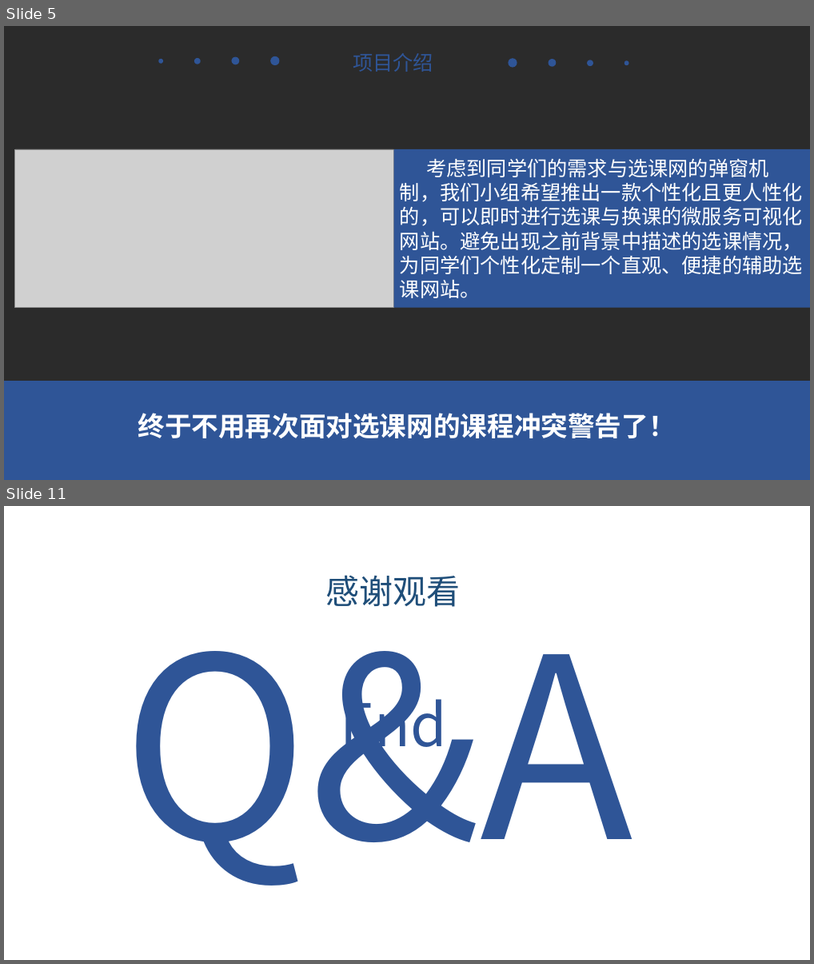
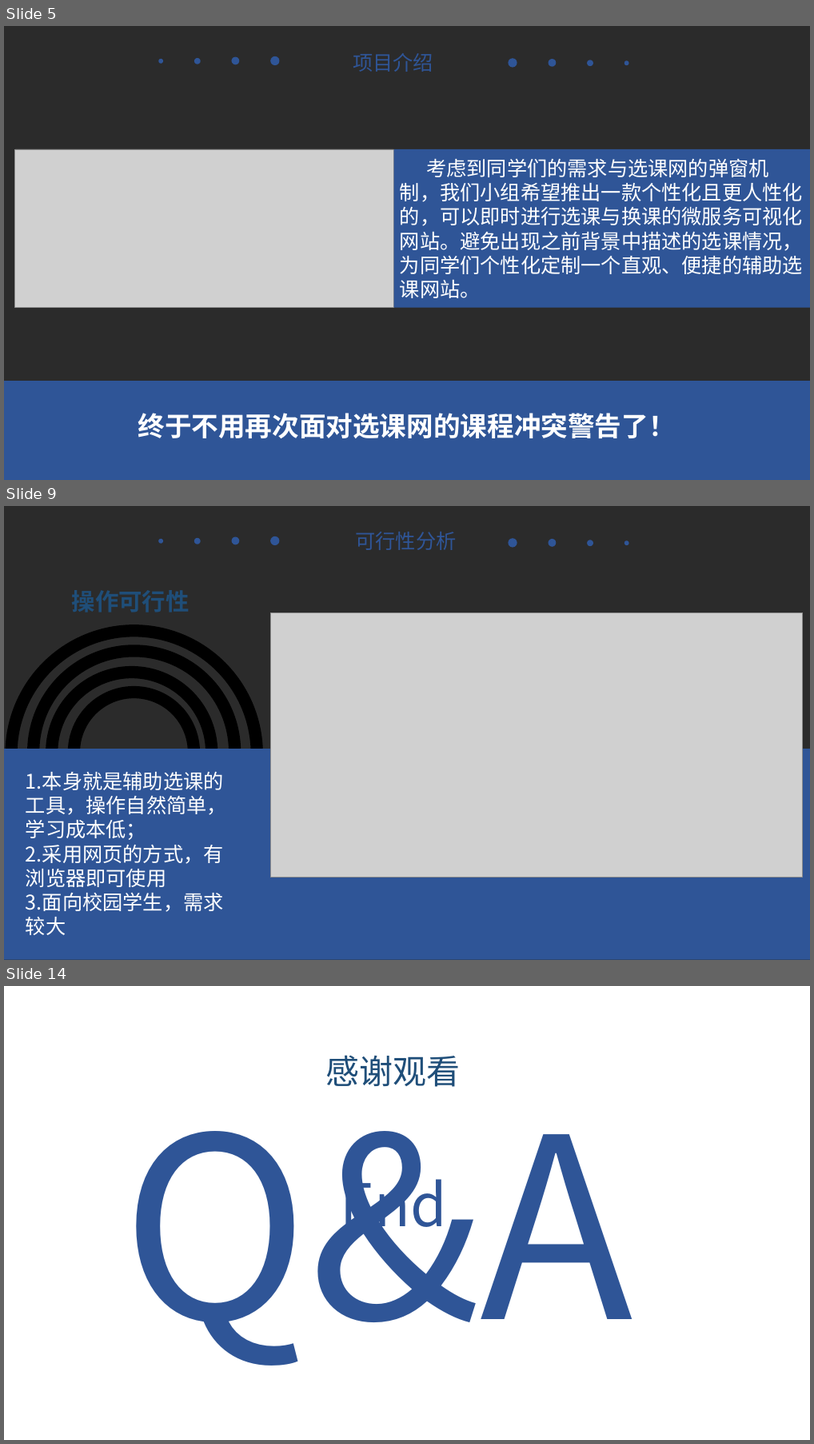
Before and after one commit to avgstuBoboge/SE2020-document, a slide deck: ppt/SE2020-G16-项目介绍.ppt. Shown one above the other, each under a label of ours: slides 5 and 11 before the commit, slides 5, 9 and 14 after it; the slides between them are not shown. The pictures are 814x964 and 814x1444 pixels, drawn with LibreOffice and Linux fonts; fonts in the diff are those of the drawing; grey boxes stand for pictures; background and template pictures are left out; a plain dark background stands for a picture behind light text. Boxes give left, top, right and bottom in pixels: in the first picture for what was removed or moved away, otherwise in the second. Text is boxed around its words. In the diff, an @@ line names an element or a change of style, - is before the commit and + after.

```diff
--- a/ppt/SE2020-G16-项目介绍.ppt
+++ b/ppt/SE2020-G16-项目介绍.ppt
@@ slide 9 added at <box>4,506,810,960</box>, background picture (left out) @@
@@ text added at <box>356,532,457,550</box>, 24 pt, text #2F5597 @@
+可行性分析
@@ group added at <box>158,536,629,547</box>: 8 ellipses @@
@@ text added at <box>38,584,223,618</box>, 28 pt, text #1F4E79, bold @@
+操作可行性
@@ picture added at <box>270,612,802,876</box> @@
@@ group added at <box>11,631,257,876</box>: 4 ellipses @@
@@ rectangle added at <box>4,748,810,960</box>, fill #2F5597 @@
@@ text added at <box>26,772,227,935</box>, 24 pt, text #FFFFFF @@
+1.本身就是辅助选课的工具，操作自然简单，学习成本低；
+2.采用网页的方式，有浏览器即可使用
+3.面向校园学生，需求较大
@@ what was slide 11 is now slide 14 @@
```
Also in this commit, not shown: 6 slides changed, 2 other slides added, 5 other files.
